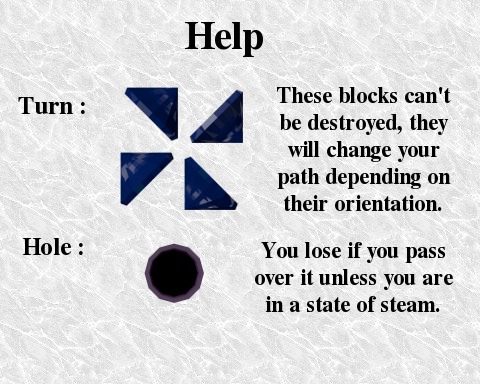
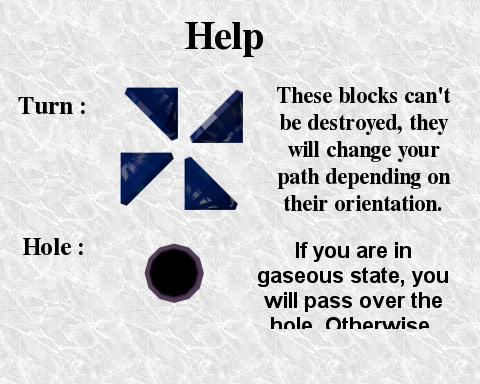
Revision of a layered 480×384 image; what changed, layer by layer:
renamed "You lose if you pass over it u..." to "If you are in gaseous state, y...", painted on it over (x1=255, y1=242, x2=453, y2=329)
painted on "Arrière-plan" over (x1=380, y1=267, x2=398, y2=283)
